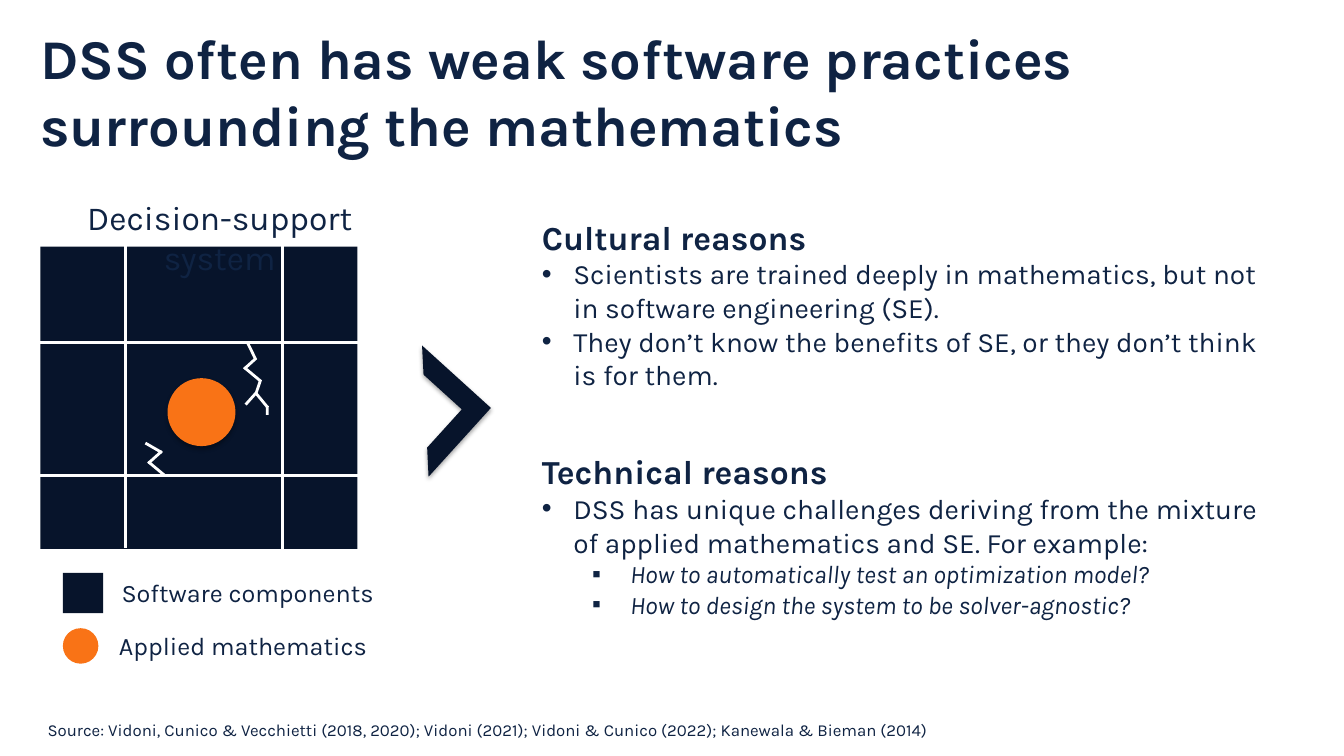
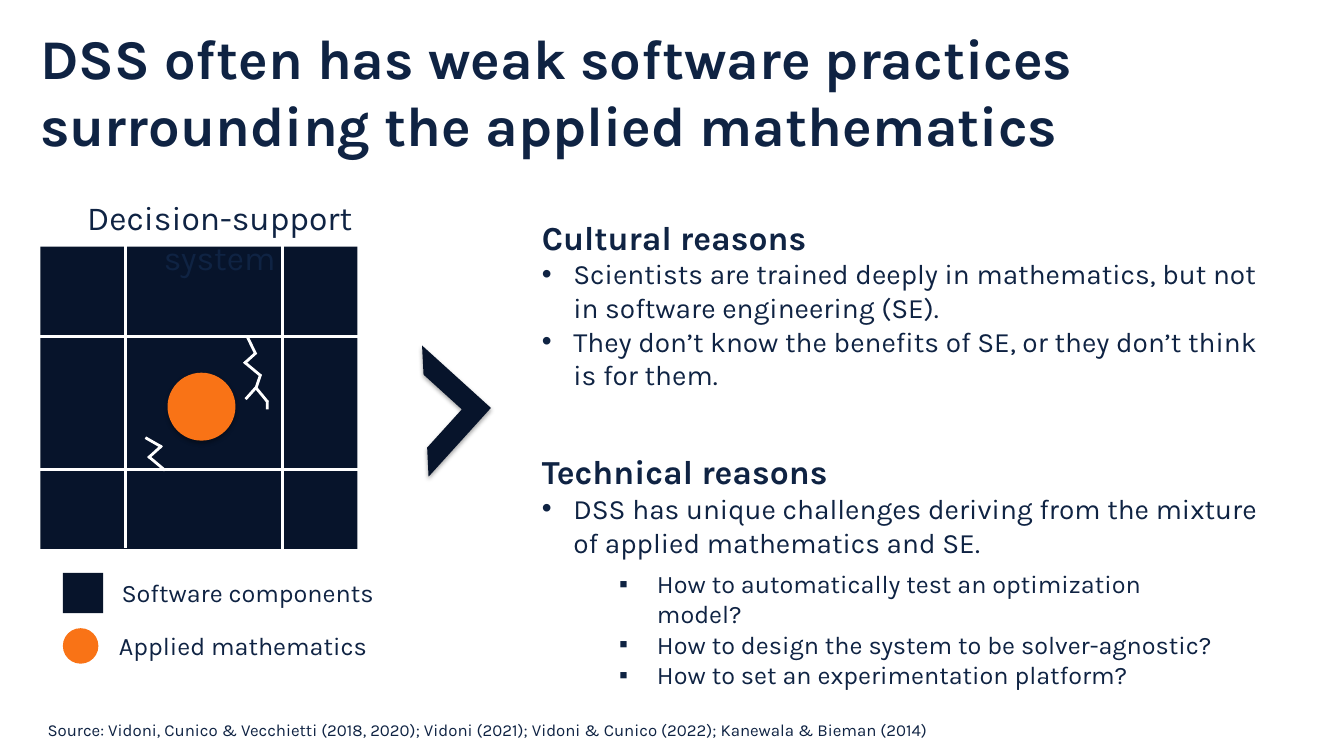
Before and after one commit to sefop/sefop-training-hub, a slide deck: slide 3 of workshops/2026-10-25-agifors-annual-symposium/agifors-sefop.pptx. Drawn at 1344x756 pixels with LibreOffice and Linux fonts; fonts in the diff are those of the drawing. Boxes give left, top, right and bottom in pixels: in the first picture for what was removed or moved away, otherwise in the second. Text is boxed around its words. In the diff, an @@ line names an element or a change of style, - is before the commit and + after.

```diff
--- a/workshops/2026-10-25-agifors-annual-symposium/agifors-sefop.pptx
+++ b/workshops/2026-10-25-agifors-annual-symposium/agifors-sefop.pptx
@@ text at <box>40,39,1072,160</box>: text changed @@
-DSS often has weak software practices surrounding the mathematics
+DSS often has weak software practices surrounding the applied mathematics
@@ 12 lines, 1 ellipse: place and size @@
-12 lines, 1 ellipse at <box>40,342,358,476</box>
+12 lines, 1 ellipse at <box>40,336,358,471</box>
@@ text at <box>573,499,1257,560</box>: text changed; size 18 to 20 pt; italic off @@
-• DSS has unique challenges deriving from the mixture of applied mathematics and SE. For example:
-  ▪ How to automatically test an optimization model?
-  ▪ How to design the system to be solver-agnostic?
+• DSS has unique challenges deriving from the mixture of applied mathematics and SE.
@@ text added at <box>657,575,1211,690</box>, 18 pt, text #0F2343 @@
+  ▪ How to automatically test an optimization model?
+  ▪ How to design the system to be solver-agnostic?
+  ▪ How to set an experimentation platform?
```
Also in this commit, not shown: 7 other slides changed, 3 slides added, 4 slides removed, 2 other files.
